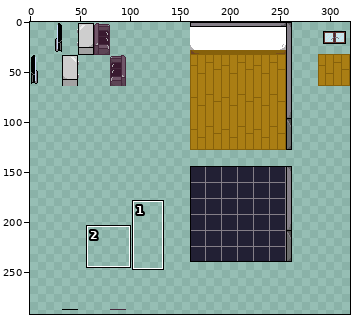
Pixel-art file -- Assets/Sprites/TileMapSprites_Objects.aseprite. The picture above shows the old version from afar; the outline marks the close-up.
Close-up. Earlier state:
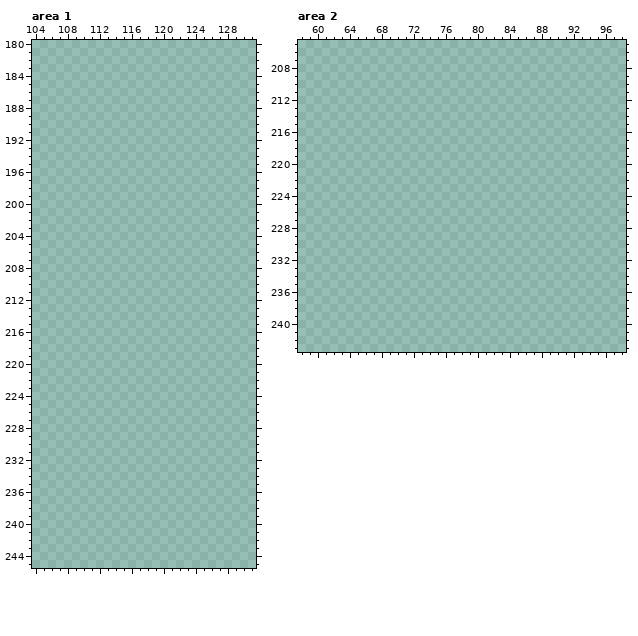
320x320 pixels, 1 frame. Colours within 5 levels of each other are drawn and written as one. Shown: area 1: x 104..131, y 180..245; area 2: x 58..98, y 205..243. The wide view leaves out empty margins.
Palette (. is transparent): 
New version:
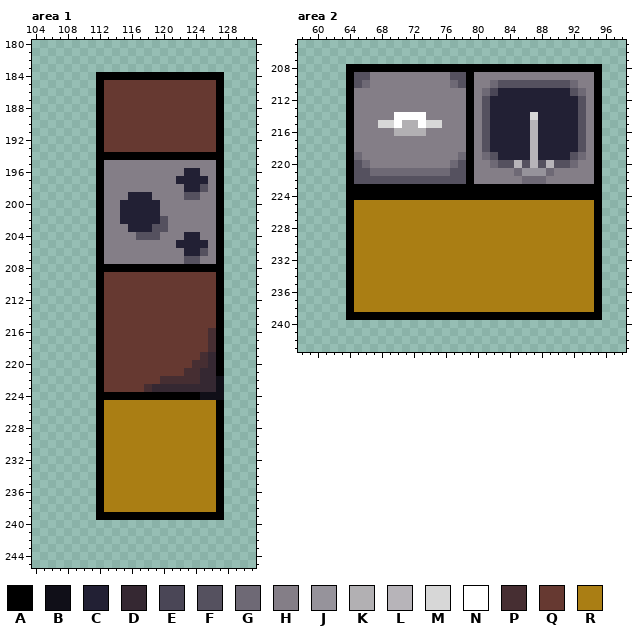
Colours new in this view: A #000000  B #100f18  C #222034  D #352832  E #4a4656  F #55515f  G #6e6975  H #847e87  J #96939b  K #b2b0b3  L #b7b4b9  M #d7d7d7  N #ffffff  P #462e32  Q #663931  R #aa7e14
Edits made:
Area 1:
y 184: x 112..127 ................ -> AAAAAAAAAAAAAAAA
y 185..193: x 112..127 ................ -> AQQQQQQQQQQQQQQA
y 194: x 112..127 ................ -> AAAAAAAAAAAAAAAA
y 195: x 112..127 ................ -> AHHHHHHHHHHHHHHA
y 196: x 112..127 ................ -> AHHHHHHHHHHCCHHA
y 197: x 112..127 ................ -> AHHHHHHHHHCCCCHA
y 198: x 112..127 ................ -> AHHHHHHHHHHCCFHA
y 199: x 112..127 ................ -> AHHHCCCHHHHFFHHA
y 200..201: x 112..127 ................ -> AHHCCCCCHHHHHHHA
y 202: x 112..127 ................ -> AHHCCCCCFHHHHHHA
y 203: x 112..127 ................ -> AHHHCCCFFHHHHHHA
y 204: x 112..127 ................ -> AHHHHFFFHHHCCHHA
y 205: x 112..127 ................ -> AHHHHHHHHHCCCCHA
y 206: x 112..127 ................ -> AHHHHHHHHHHCCFHA
y 207: x 112..127 ................ -> AHHHHHHHHHHFFHHA
y 208: x 112..127 ................ -> AAAAAAAAAAAAAAAA
y 209..215: x 112..127 ................ -> AQQQQQQQQQQQQQQA
y 216..218: x 112..127 ................ -> AQQQQQQQQQQQQQPA
y 219: x 112..127 ................ -> AQQQQQQQQQQQQPDA
y 220: x 112..127 ................ -> AQQQQQQQQQQQPPDA
y 221: x 112..127 ................ -> AQQQQQQQQQQPPDDA
y 222: x 112..127 ................ -> AQQQQQQQPPPPPDDB
y 223: x 112..127 ................ -> AQQQQQPDDDDDDDDB
y 224: x 112..127 ................ -> AAAAAAAAAAAAABBB
y 225..238: x 112..127 ................ -> ARRRRRRRRRRRRRRA
y 239: x 112..127 ................ -> AAAAAAAAAAAAAAAA
Area 2:
y 208: x 64..95 ................................ -> AAAAAAAAAAAAAAAAAAAAAAAAAAAAAAAA
y 209: x 64..95 ................................ -> AFFHHHHHHHHHHFFAHHHHHHHHHHHHHHHA
y 210: x 64..95 ................................ -> AFGHHHHHHHHHHGFAHHGFFFFFFFFFGHHA
y 211: x 64..95 ................................ -> AHHHHHHHHHHHHHHAHGECCCCCCCCCFGHA
y 212..213: x 64..95 ................................ -> AHHHHHHHHHHHHHHAHFCCCCCCCCCCCFHA
y 214: x 64..95 ................................ -> AHHHHHNNNNHHHHHAHFCCCCCMCCCCCFHA
y 215: x 64..95 ................................ -> AHHHMMNKKNMMHHHAHFCCCCCLCCCCCFHA
y 216: x 64..95 ................................ -> AHHHHHKKKKHHHHHAHFCCCCCLCCCCCFHA
y 217..218: x 64..95 ................................ -> AHHHHHHHHHHHHHHAHFCCCCCLCCCCCFHA
y 219: x 64..95 ................................ -> AGHHHHHHHHHHHHGAHGFCCCCLCCCCFGHA
y 220: x 64..95 ................................ -> AFGHHHHHHHHHHGFAHHGFFLFLFLFFGHHA
y 221: x 64..95 ................................ -> AFFGGGGGGGGGGFFAHHHHHGJJJGHHHHHA
y 222: x 64..95 ................................ -> AFFFFFFFFFFFFFFAHHHHHHGGGHHHHHHA
y 223..224: x 64..95 ................................ -> AAAAAAAAAAAAAAAAAAAAAAAAAAAAAAAA
y 225..238: x 64..95 ................................ -> ARRRRRRRRRRRRRRRRRRRRRRRRRRRRRRA
y 239: x 64..95 ................................ -> AAAAAAAAAAAAAAAAAAAAAAAAAAAAAAAA
Boxes around the changes in both close-ups, in picture pixels (x1, y1, x2, y2):
added: (96, 72, 224, 520)
added: (346, 64, 602, 320)
